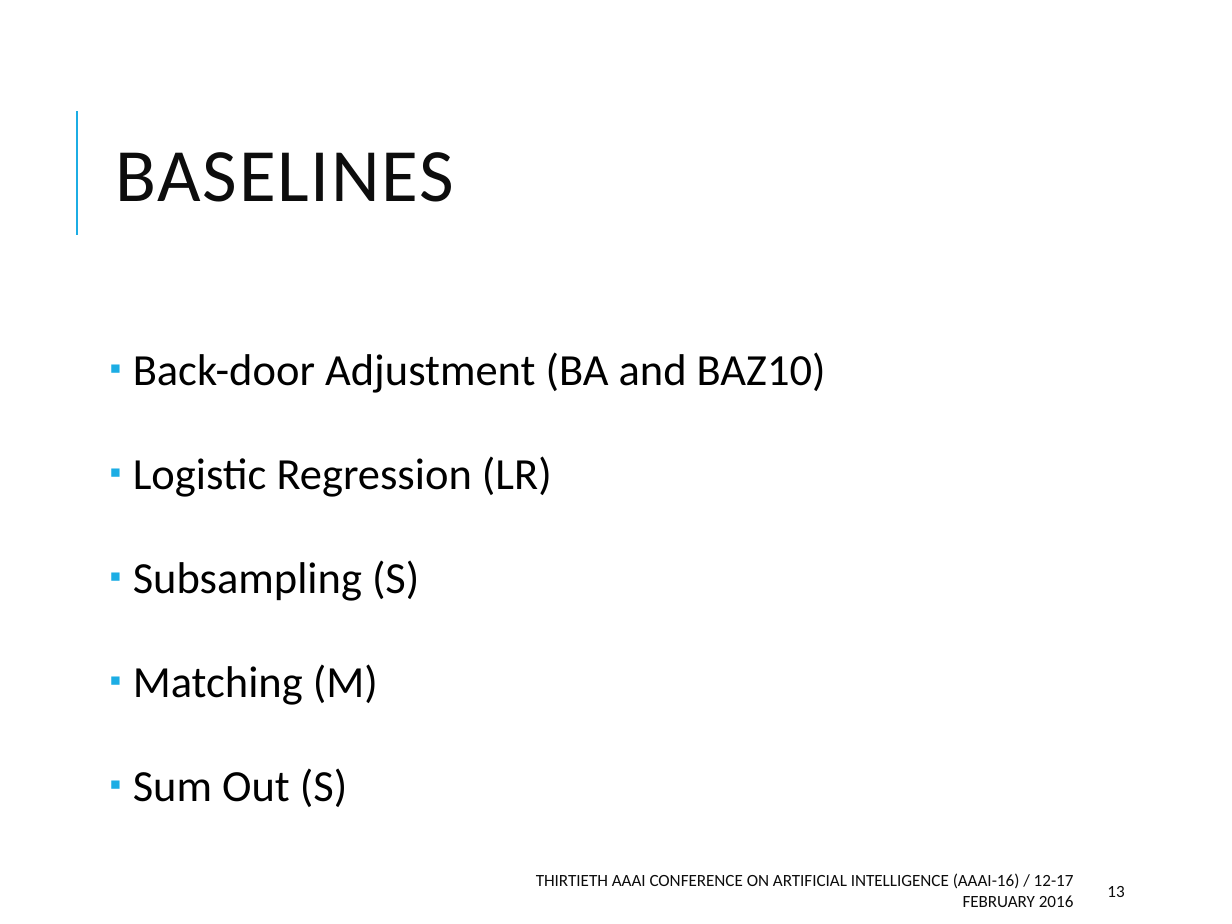
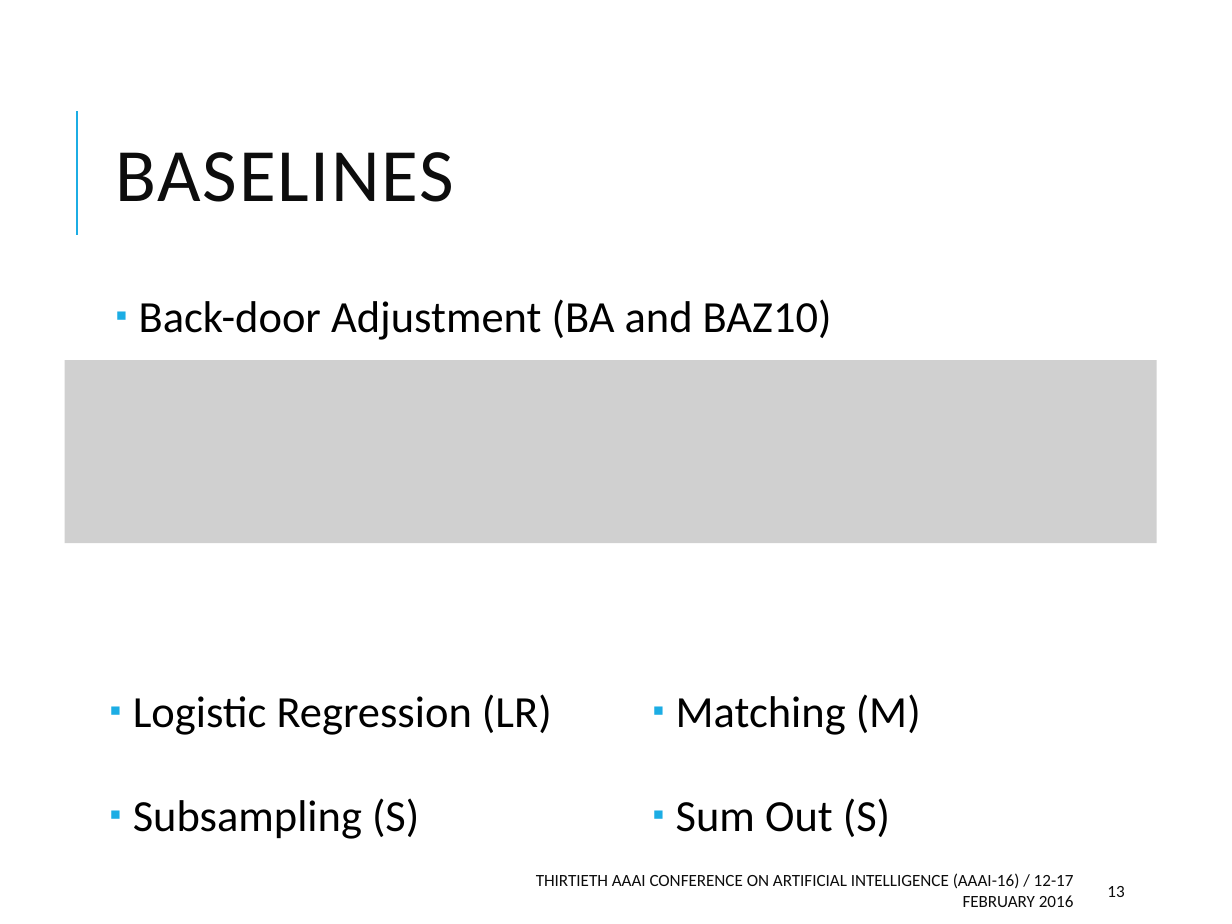
Before and after one commit to tapilab/aaai-2016-robust, a slide deck: slide 13 of slides/slides.pptx. Drawn at 1232x924 pixels with LibreOffice and Linux fonts; fonts in the diff are those of the drawing; grey boxes stand for pictures. Boxes give left, top, right and bottom in pixels: in the first picture for what was removed or moved away, otherwise in the second. Text is boxed around its words. In the diff, an @@ line names an element or a change of style, - is before the commit and + after.

```diff
--- a/slides/slides.pptx
+++ b/slides/slides.pptx
@@ text added at [139,299,832,340], 26 pt, text #000000 @@
+▪ Back-door Adjustment (BA and BAZ10)
@@ text at [133,352,826,393]: paragraph removed @@
-▪ Back-door Adjustment (BA and BAZ10)
@@ picture added at [64,360,1156,542] @@
@@ text "Logistic Regression (LR)": place and size @@
-text "Logistic Regression (LR)" at [133,352,826,807]
+text "Logistic Regression (LR)" at [133,694,890,839]
@@ text "Logistic Regression (LR)" at [133,694,890,839]: columns 1 to 2 @@
```
Also in this commit, not shown: 2 other slides changed, 1 other file.
